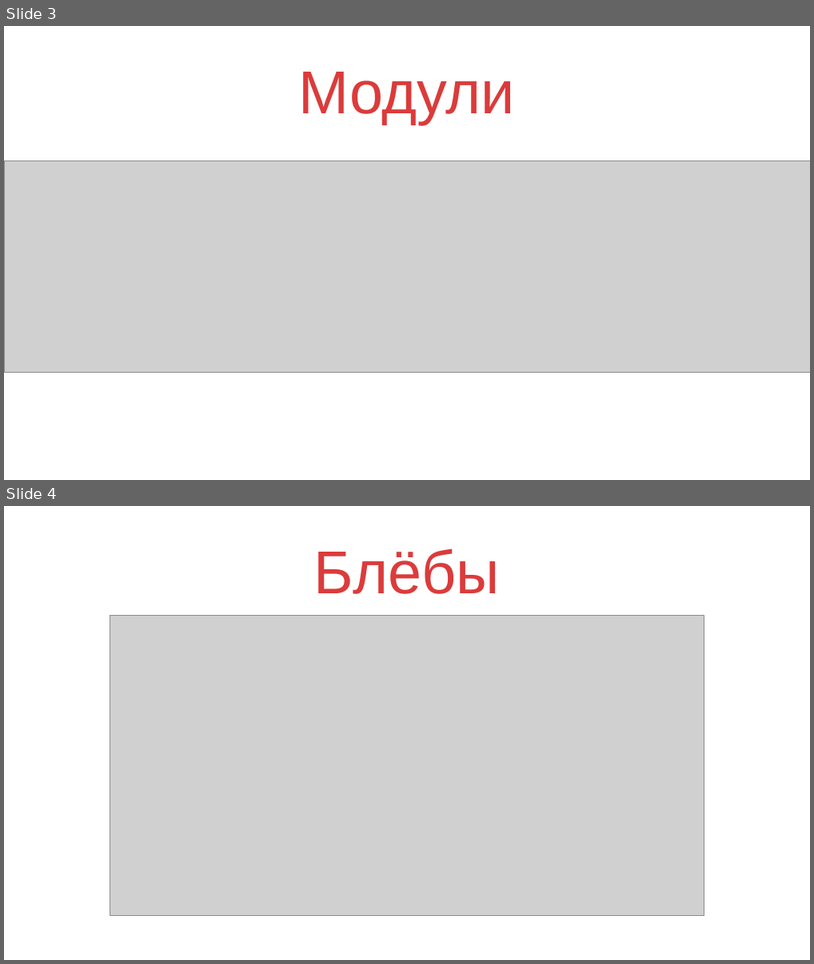
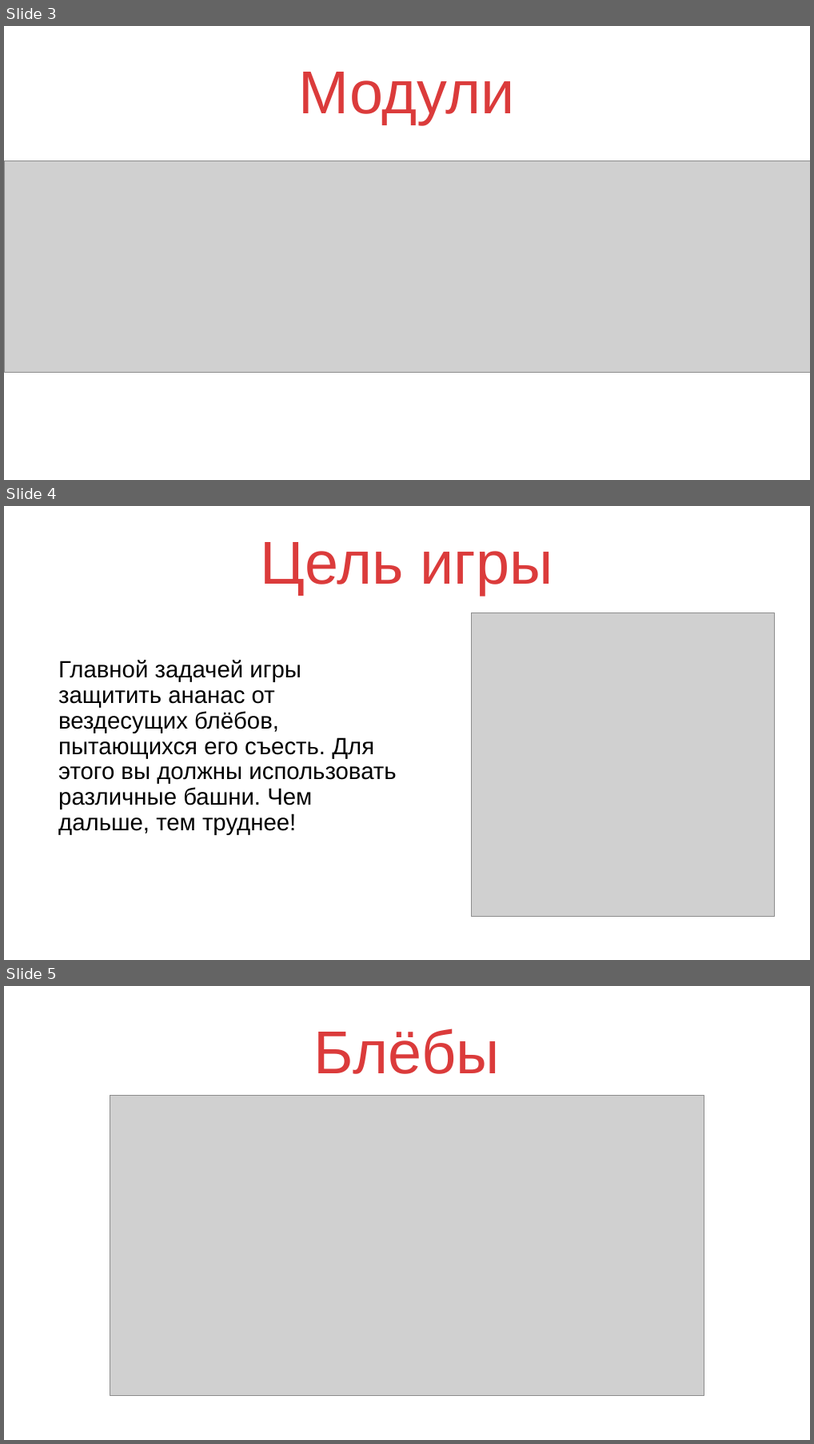
Before and after one commit to arishka-sishka/td-game, a slide deck: td-game.pptx. Shown one above the other, each under a label of ours: slides 3 and 4 before the commit, slides 3, 4 and 5 after it. The pictures are 814x964 and 814x1444 pixels, drawn with LibreOffice and Linux fonts; fonts in the diff are those of the drawing; grey boxes stand for pictures. Boxes give left, top, right and bottom in pixels: in the first picture for what was removed or moved away, otherwise in the second. Text is boxed around its words. In the diff, an @@ line names an element or a change of style, - is before the commit and + after.

Commit message:
преза

```diff
--- a/td-game.pptx
+++ b/td-game.pptx
@@ slide 4 added at (x1=4, y1=506, x2=810, y2=960), background #FFFFFF @@
@@ title added at (x1=261, y1=542, x2=554, y2=595), 72 pt, text #DB3B3B @@
+Цель игры
@@ picture added at (x1=472, y1=613, x2=774, y2=916) @@
@@ text added at (x1=58, y1=660, x2=396, y2=835), 28 pt, text #000000 @@
+Главной задачей игры защитить ананас от вездесущих блёбов, пытающихся его съесть. Для этого вы должны использовать различные башни. Чем дальше, тем труднее!
@@ what was slide 4 is now slide 5 @@
```
